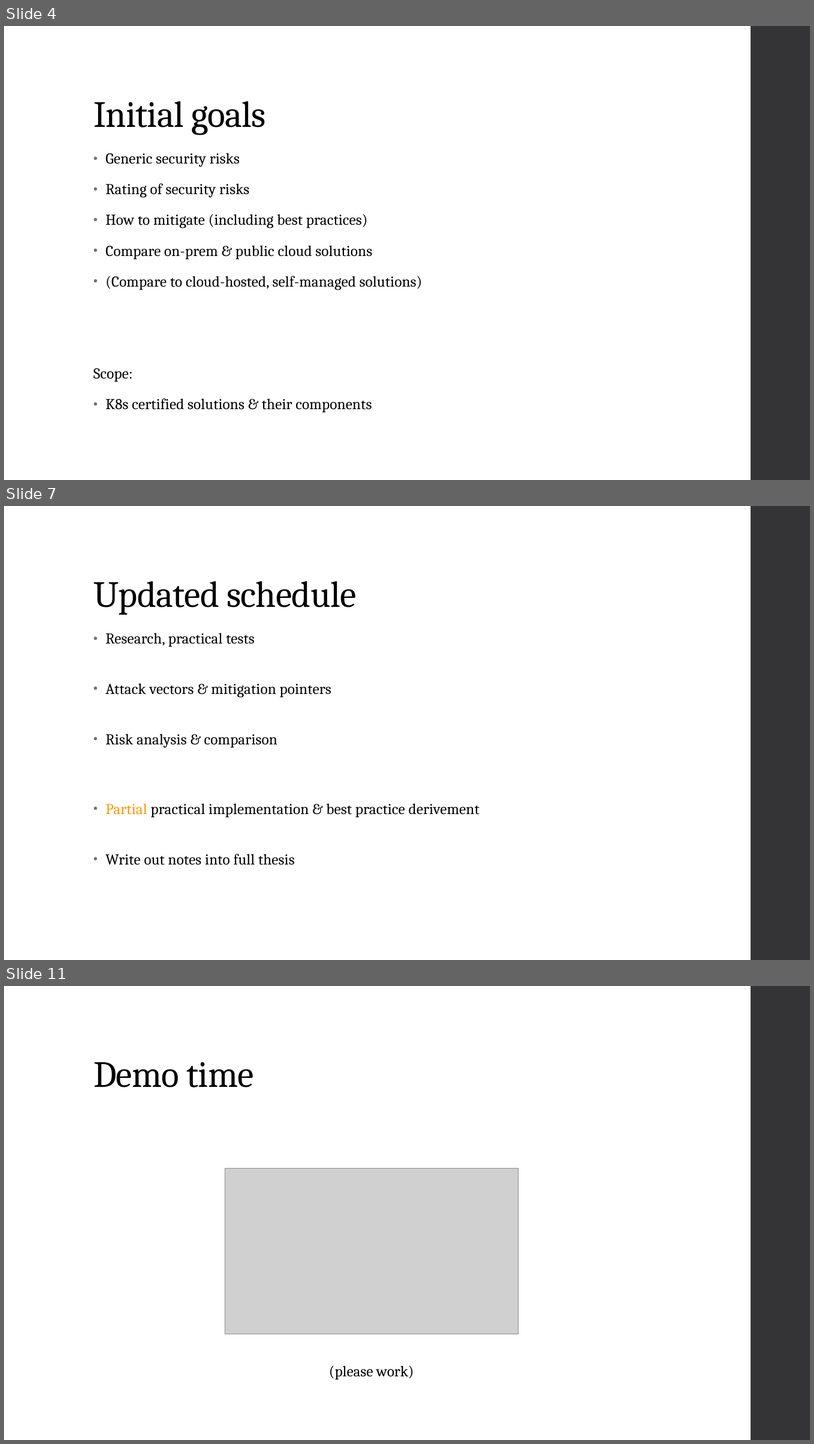
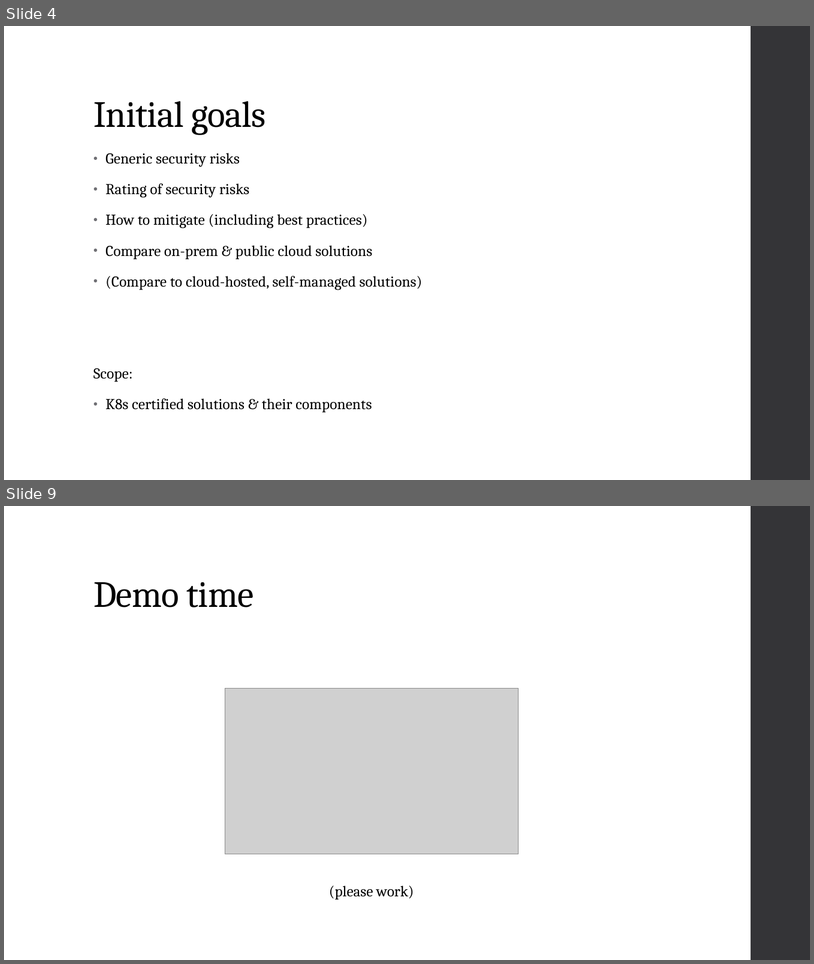
Before and after one commit to gramsimamsi/bachelorThesis, a slide deck: _defendense_presentation.pptx. Shown one above the other, each under a label of ours: slides 4, 7 and 11 before the commit, slides 4 and 9 after it; the slides between them are not shown. The pictures are 814x1444 and 814x964 pixels, drawn with LibreOffice and Linux fonts; fonts in the diff are those of the drawing; grey boxes stand for pictures. Boxes give left, top, right and bottom in pixels: in the first picture for what was removed or moved away, otherwise in the second. Text is boxed around its words. In the diff, an @@ line names an element or a change of style, - is before the commit and + after.

```diff
--- a/_defendense_presentation.pptx
+++ b/_defendense_presentation.pptx
@@ slide 7 removed at bbox=[4, 506, 810, 960], background #FFFFFF; not listed: 1 template element that a slide beside it also shows @@
@@ title removed at bbox=[93, 581, 356, 615] @@
-Updated schedule
@@ text removed at bbox=[105, 633, 480, 865] @@
-• Research, practical tests
-• Attack vectors & mitigation pointers
-• Risk analysis & comparison
-• Partial practical implementation & best practice derivement
-• Write out notes into full thesis
@@ what was slide 11 is now slide 9 @@
```
Also in this commit, not shown: 6 slides changed, 1 other slide removed.
